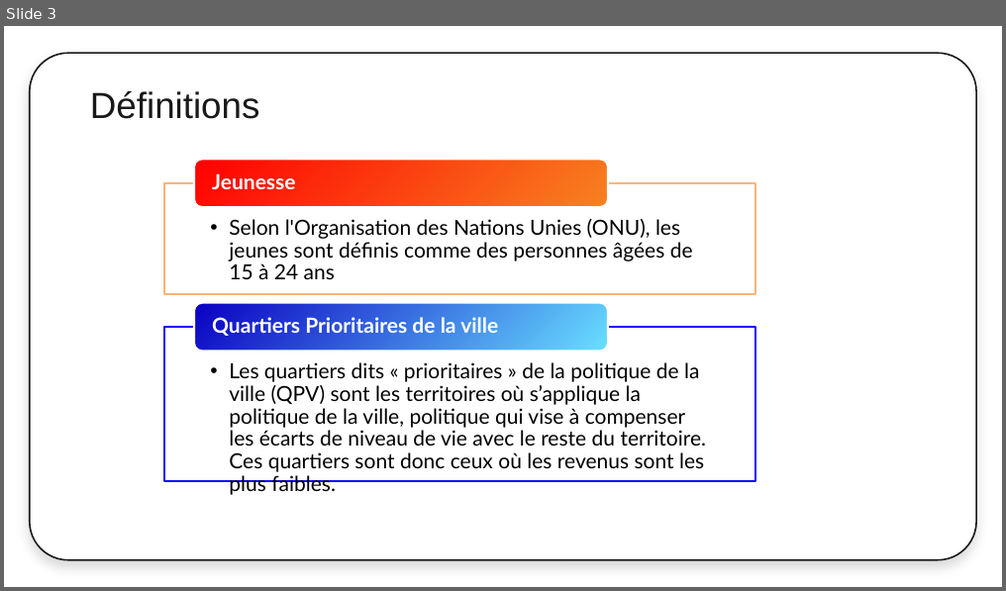
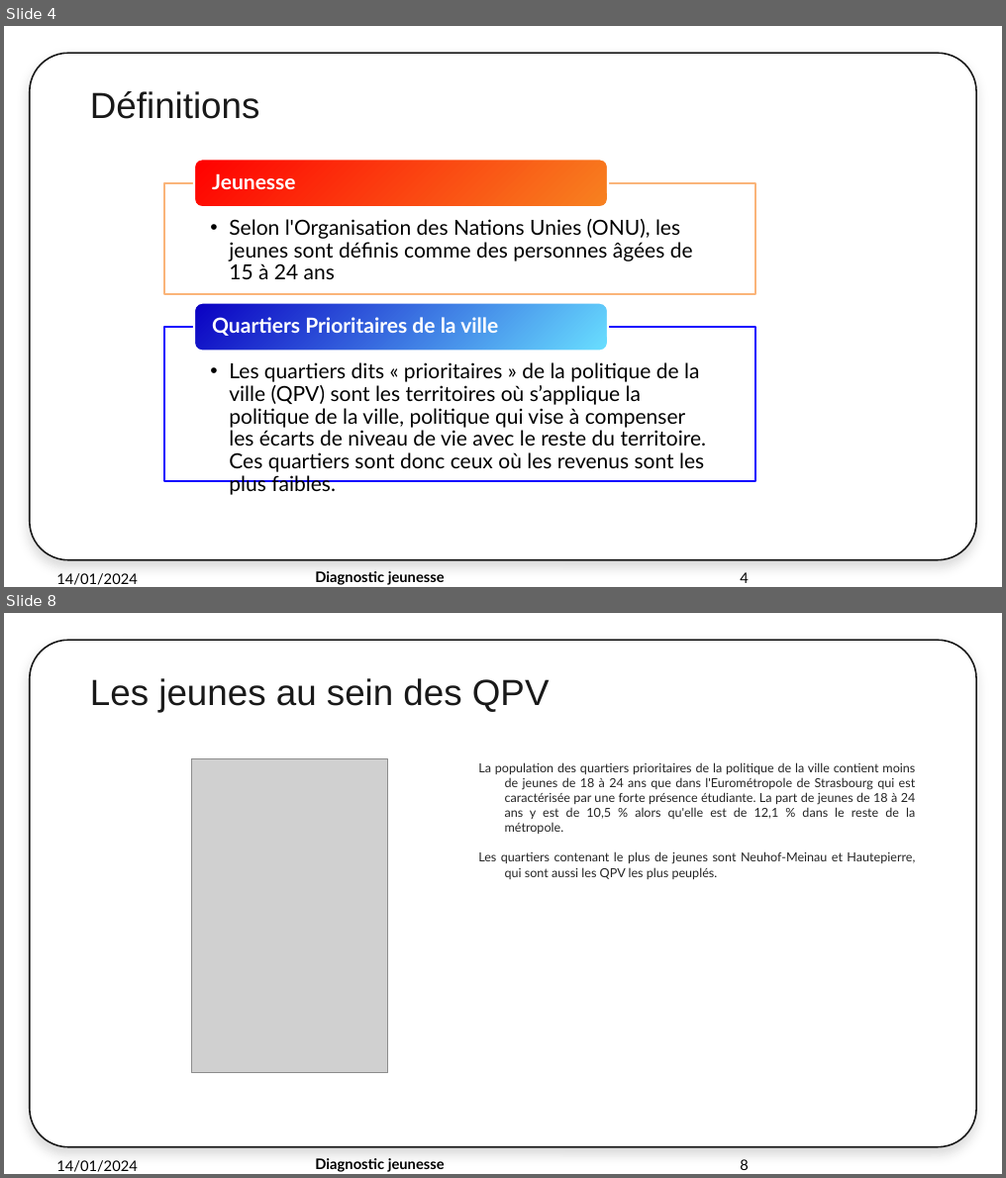
Before and after one commit to thibaud-ritzenthaler/diagnostic-de-territoire-M2, a slide deck: render/EurometropoleQPV.pptx. Shown one above the other, each under a label of ours: slide 3 before the commit, slides 4 and 8 after it; the slides between them are not shown. The pictures are 1006x591 and 1006x1178 pixels, drawn with LibreOffice and Linux fonts; fonts in the diff are those of the drawing; grey boxes stand for pictures; background and template pictures are left out. Boxes give left, top, right and bottom in pixels: in the first picture for what was removed or moved away, otherwise in the second. Text is boxed around its words. In the diff, an @@ line names an element or a change of style, - is before the commit and + after.

```diff
--- a/render/EurometropoleQPV.pptx
+++ b/render/EurometropoleQPV.pptx
@@ slide 8 added at [4, 613, 1002, 1174], background #FFFFFF; not listed: 1 template element that a slide beside it also shows @@
@@ title added at [90, 678, 549, 712], 35 pt, text #191919 @@
+Les jeunes au sein des QPV
@@ picture added at [192, 759, 388, 1073] @@
@@ subtitle added at [478, 762, 916, 879], 12 pt, text #252525 @@
+La population des quartiers prioritaires de la politique de la ville contient moins de jeunes de 18 à 24 ans que dans l'Eurométropole de Strasbourg qui est caractérisée par une forte présence étudiante. La part de jeunes de 18 à 24 ans y est de 10,5 % alors qu'elle est de 12,1 % dans le reste de la métropole.
+Les quartiers contenant le plus de jeunes sont Neuhof-Meinau et Hautepierre, qui sont aussi les QPV les plus peuplés.
@@ text added at [56, 1160, 138, 1172], 14 pt, text #000000 @@
+14/01/2024
@@ text added at [315, 1158, 445, 1172], 14 pt, text #000000, bold @@
+Diagnostic jeunesse
@@ page number added at [740, 1159, 748, 1170], 14 pt, text #000000 @@
+8
@@ what was slide 3 is now slide 4 @@
@@ slide 4 changed as well @@
@@ text added at [56, 573, 138, 585], 14 pt, text #000000 @@
+14/01/2024
@@ text added at [315, 571, 445, 585], 14 pt, text #000000, bold @@
+Diagnostic jeunesse
@@ page number added at [740, 572, 748, 583], 14 pt, text #000000 @@
+4
```
Also in this commit, not shown: 5 other slides changed, 13 other slides added, 3 slides removed, 8 other files.
